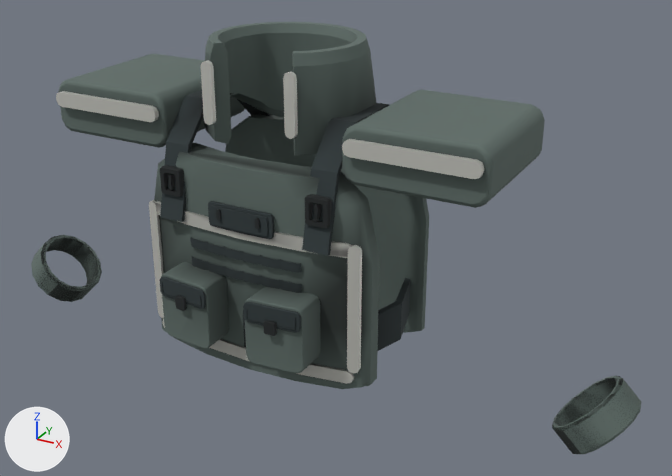
Renders of the glTF model assets/models/gear/vest_heavy.glb from each side of a commit.
The view is the same before and after, from a 50 mm camera at (0.776, -1.253, 1.943) aimed at (0.084, 0.005, 1.313). Arrows for +X, +Y and +Z are at lower left; the lights stay in place. The first picture is the older version. Vertices at exactly the same position are counted once.

In view in the first picture: 'CuffFP_L', 'CuffFP_R', 'Shell'.
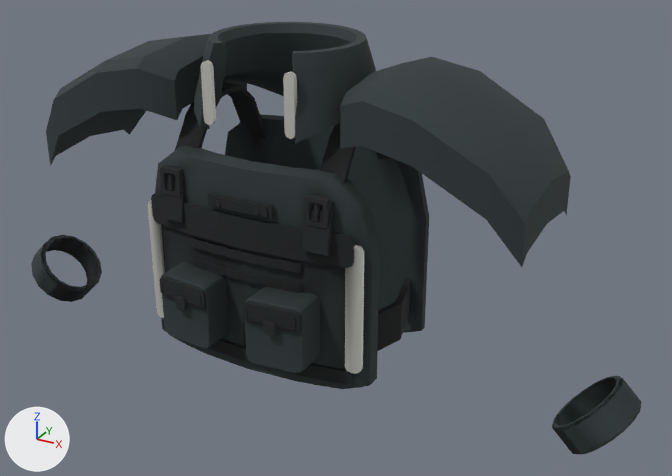
What changed in the scene script:
```text
Change mat_gearfabric:
    where n2 = _N.new('ShaderNodeMix'); n2.name = 'Mix'
    n2.inputs[7].default_value: (0.114, 0.153, 0.138, 1.0) -> (0.0284, 0.0409, 0.0437, 1.0)  # 'B', dark grey #5f6d68 -> 'B', dark grey #2f393b
Change me_carrierfront:
    used by ob_shell; location = (0.0, 0.0, 0.0)
    remove me_carrierfront.from_pydata(...)  # 2533 vertices, 4930 faces; spans x -0.608..0.608, y -0.209..0.156, z 1.052..1.644
    add me_carrierfront.from_pydata(...)  # 2552 vertices, 4968 faces; spans x -0.608..0.608, y -0.209..0.163, z 1.052..1.644
    me_carrierfront part 1: the loose piece of 36 vertices spanning x -0.19..0.19, y -0.152..-0.127, z 1.134..1.156 is moved by (0.0, -0.002, 0.0), in mat_gearwebbing
    me_carrierfront part 2: the loose piece of 24 vertices spanning x -0.039..-0.032, y -0.159..-0.155, z 1.381..1.399 is scaled about its middle by (1, 1, 0.619), then moved by (0.0, 0.0, 0.02)
    me_carrierfront part 3: the loose piece of 24 vertices spanning x 0.032..0.039, y -0.159..-0.155, z 1.381..1.399 is scaled about its middle by (1, 1, 0.619), then moved by (0.0, 0.0, 0.02)
    me_carrierfront part 4: the loose piece of 104 vertices spanning x 0.16..0.39, y -0.12..0.12, z 1.464..1.556 is rebuilt with 50 vertices and now spans x 0.15..0.44, y -0.135..0.135, z 1.387..1.624
    me_carrierfront part 5: the loose piece of 104 vertices spanning x -0.39..-0.16, y -0.12..0.12, z 1.464..1.556 is rebuilt with 50 vertices and now spans x -0.44..-0.15, y -0.135..0.135, z 1.387..1.624
    me_carrierfront part 6: the loose piece of 36 vertices spanning x -0.19..0.19, y -0.152..-0.127, z 1.354..1.376 is rebuilt with 36 vertices and now spans x -0.19..0.19, y -0.154..-0.129, z 1.339..1.391, in mat_gearwebbing
    me_carrierfront part 7: the loose piece of 24 vertices spanning x 0.181..0.2, y -0.134..-0.124, z 1.155..1.375 is rebuilt with 24 vertices and now spans x 0.177..0.203, y -0.135..-0.123, z 1.155..1.375
    me_carrierfront part 8: the loose piece of 24 vertices spanning x -0.2..-0.181, y -0.134..-0.124, z 1.155..1.375 is rebuilt with 24 vertices and now spans x -0.203..-0.177, y -0.135..-0.123, z 1.155..1.375
    me_carrierfront part 9: the loose piece of 24 vertices spanning x 0.169..0.381, y -0.132..-0.122, z 1.512..1.538 is deleted
    me_carrierfront part 10: the loose piece of 24 vertices spanning x -0.381..-0.169, y -0.132..-0.123, z 1.512..1.538 is deleted
    me_carrierfront part 11: 120 vertices moved from x -0.197..0.197, y -0.157..0.134, z 1.115..1.544 to x -0.197..0.197, y -0.156..0.15, z 1.115..1.568; 249 vertices removed from x -0.157..0.157, y -0.156..0.154, z 1.115..1.533; 368 vertices added at x -0.157..0.157, y -0.157..0.144, z 1.115..1.568
    me_carrierfront part 12: 1306 kept faces spanning x -0.604..0.601, y -0.209..0.156, z 1.052..1.644 get new vertex colours
    other edits to the shape of me_carrierfront do not show in these pictures
```

Changed parts and their boxes [x1, y1, x2, y2] in the pictures (672 x 476 px; the box of a moved part takes in the faces that stretch with it):
'Shell', surface changed, reshaped (darker)
    both: [31, 22, 641, 454]
'CuffFP_L', surface changed
    both: [553, 376, 639, 451]
'CuffFP_R', surface changed (darker)
    both: [34, 235, 102, 301]
part 1 of me_carrierfront, moved or reshaped
    before: [163, 319, 354, 384]
    after: [162, 319, 354, 385]
part 2 of me_carrierfront, moved or reshaped
    before: [216, 209, 221, 221]
    after: [216, 199, 221, 207]
part 3 of me_carrierfront, moved or reshaped
    before: [255, 218, 260, 229]
    after: [254, 207, 259, 215]
part 4 of me_carrierfront, rebuilt (14% wider, 77% taller)
    before: [342, 90, 545, 208]
    after: [340, 57, 571, 267]
part 5 of me_carrierfront, rebuilt (7% wider, 40% taller)
    before: [58, 54, 245, 148]
    after: [46, 34, 247, 166]
part 6 of me_carrierfront, rebuilt (31% taller)
    before: [154, 201, 353, 258]
    after: [151, 193, 355, 268]
part 7 of me_carrierfront, rebuilt (25% wider)
    before: [347, 245, 362, 374]
    after: [345, 245, 364, 374]
part 8 of me_carrierfront, rebuilt (12% wider)
    before: [149, 200, 164, 318]
    after: [148, 200, 165, 318]
part 9 of me_carrierfront, deleted
    before: [342, 139, 484, 179]
part 10 of me_carrierfront, deleted
    before: [56, 91, 159, 122]
part 11 of me_carrierfront, moved or reshaped
    before: [160, 33, 418, 256]
    after: [155, 33, 419, 389]
part 12 of me_carrierfront, recoloured
    both: [41, 24, 607, 427]
